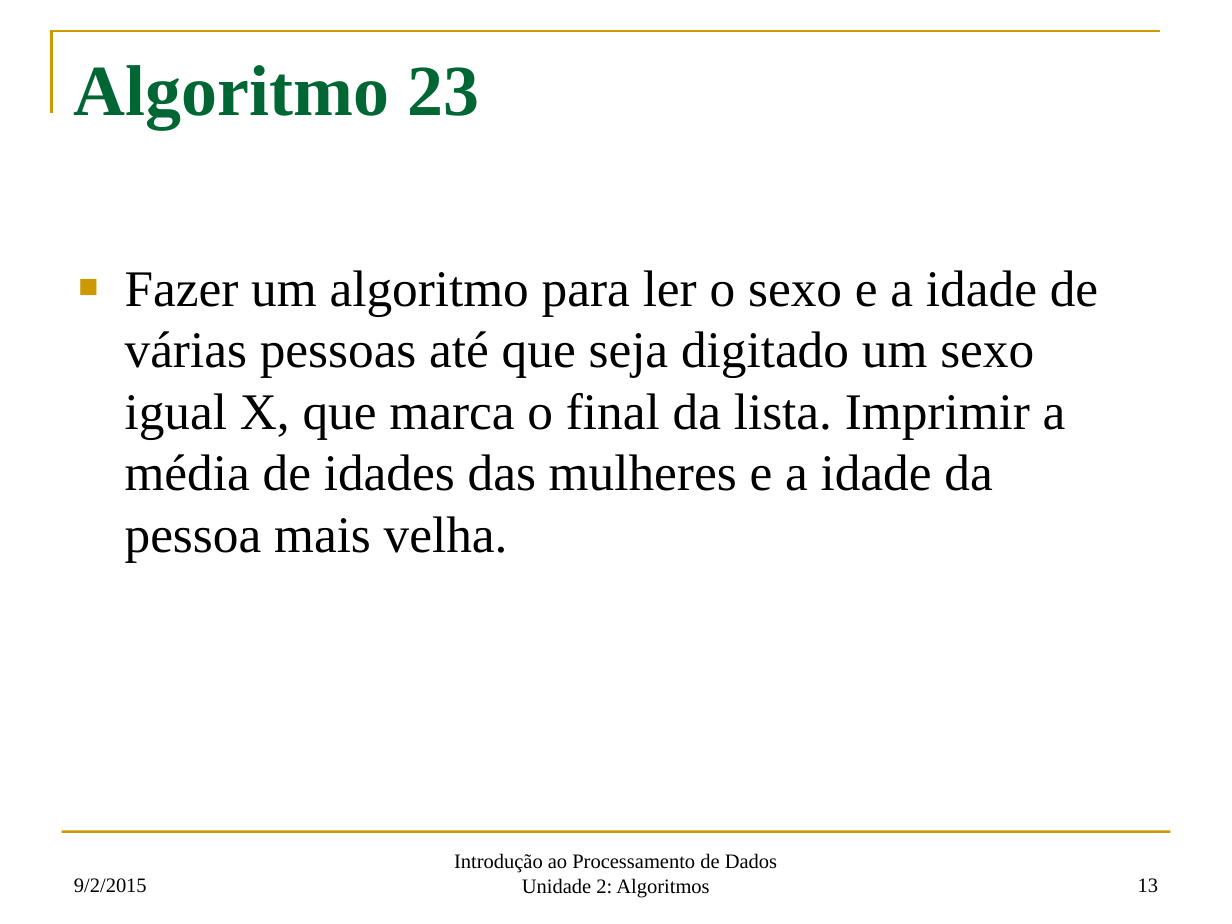
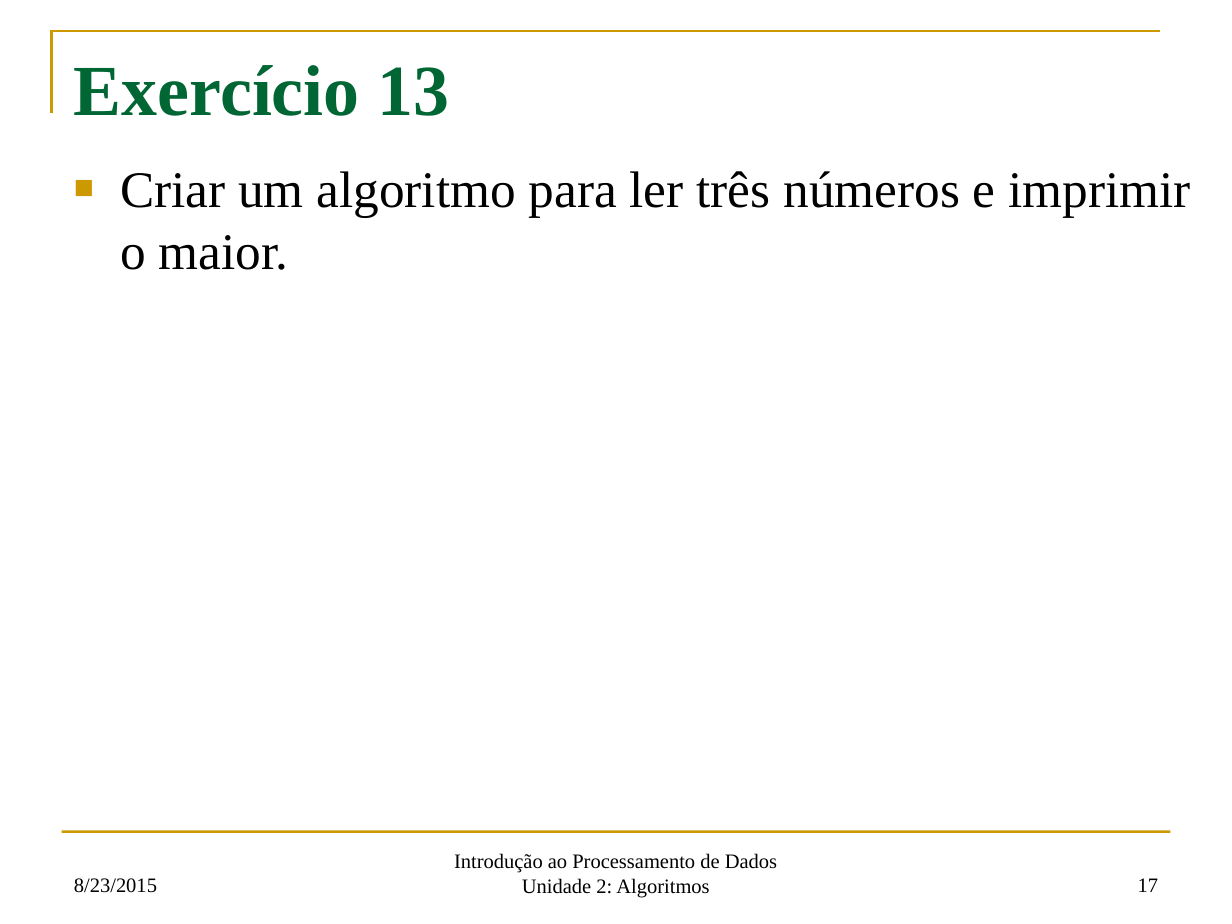
Before and after one commit to fsantanna-uerj/IPD, a slide deck: slide 17 of oficial/ipd-03.pptx (slide 13 before the commit). Drawn at 1232x924 pixels with LibreOffice and Linux fonts; fonts in the diff are those of the drawing. Boxes give left, top, right and bottom in pixels: in the first picture for what was removed or moved away, otherwise in the second. Text is boxed around its words. In the diff, an @@ line names an element or a change of style, - is before the commit and + after.

```diff
--- a/oficial/ipd-03.pptx
+++ b/oficial/ipd-03.pptx
@@ title at bbox=[74, 65, 450, 116]: text changed @@
-Algoritmo 23
+Exercício 13
@@ text added at bbox=[120, 171, 1190, 270], 30 pt, text #000000 @@
+■ Criar um algoritmo para ler três números e imprimir o maior.
@@ text removed at bbox=[125, 270, 1098, 563] @@
-■ Fazer um algoritmo para ler o sexo e a idade de várias pessoas até que seja digitado um sexo igual X, que marca o final da lista. Imprimir a média de idades das mulheres e a idade da pessoa mais velha.
@@ text at bbox=[74, 878, 157, 893]: text changed @@
-9/2/2015
+8/23/2015
@@ page number at bbox=[1138, 878, 1158, 892]: text changed @@
-13
+17
```
Also in this commit, not shown: 9 other slides changed, 12 slides added, 11 slides removed, 5 other files.
